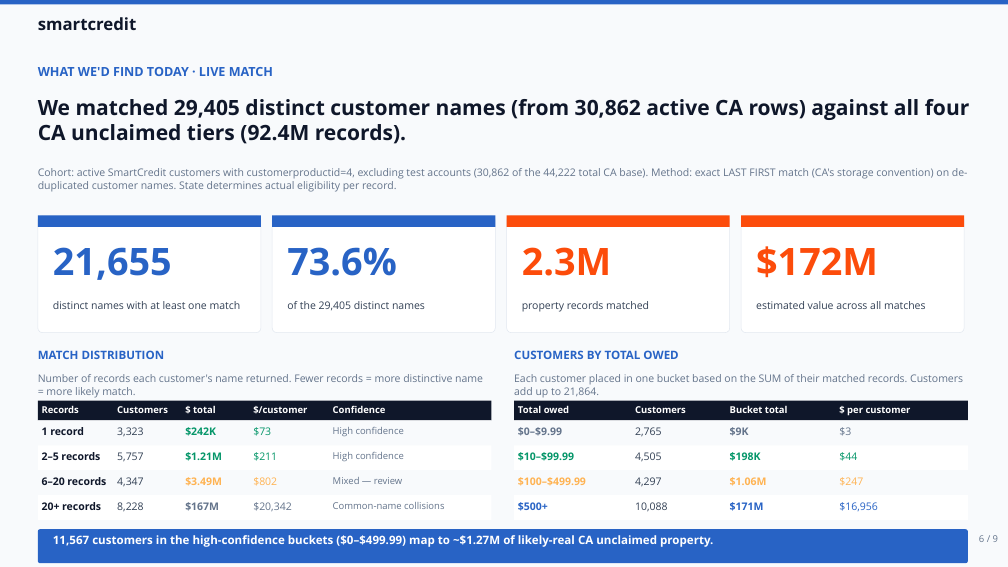
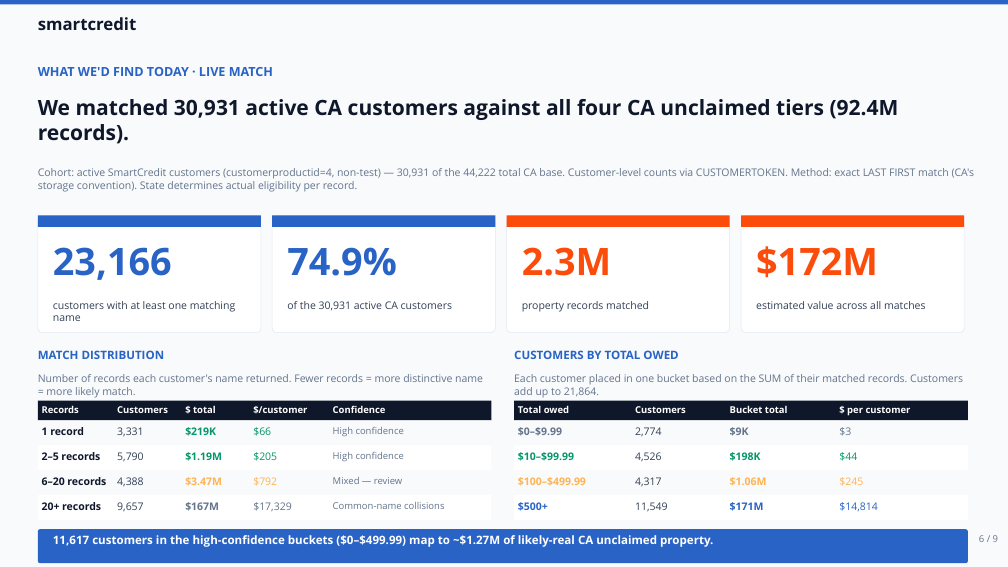
Before and after one commit to ahmedyassineconsumerdirect/cd-getmymoney, a slide deck: slide 6 of myReclaim-Exec-Deck.pptx. Drawn at 1008x567 pixels with LibreOffice and Linux fonts; fonts in the diff are those of the drawing. Boxes give left, top, right and bottom in pixels: in the first picture for what was removed or moved away, otherwise in the second. Text is boxed around its words. In the diff, an @@ line names an element or a change of style, - is before the commit and + after.

```diff
--- a/myReclaim-Exec-Deck.pptx
+++ b/myReclaim-Exec-Deck.pptx
@@ text at <box>38,99,899,144</box>: text changed @@
-We matched 29,405 distinct customer names (from 30,862 active CA rows) against all four CA unclaimed tiers (92.4M records).
+We matched 30,931 active CA customers against all four CA unclaimed tiers (92.4M records).
@@ text at <box>38,168,975,192</box>: text changed @@
-Cohort: active SmartCredit customers with customerproductid=4, excluding test accounts (30,862 of the 44,222 total CA base). Method: exact LAST FIRST match (CA's storage convention) on de-duplicated customer names. State determines actual eligibility per record.
+Cohort: active SmartCredit customers (customerproductid=4, non-test) — 30,931 of the 44,222 total CA base. Customer-level counts via CUSTOMERTOKEN. Method: exact LAST FIRST match (CA's storage convention). State determines actual eligibility per record.
@@ text at <box>53,247,172,280</box>: text changed @@
-21,655
+23,166
@@ text at <box>287,247,396,276</box>: text changed @@
-73.6%
+74.9%
@@ text at <box>53,301,235,321</box>: text changed @@
-distinct names with at least one match
+customers with at least one matching name
@@ text at <box>287,301,452,310</box>: text changed @@
-of the 29,405 distinct names
+of the 30,931 active CA customers
@@ text at <box>117,427,143,437</box>: text changed @@
-3,323
+3,331
@@ text at <box>185,427,216,436</box>: text changed @@
-$242K
+$219K
@@ text at <box>253,427,271,436</box>: text changed @@
-$73
+$66
@@ text at <box>635,427,661,437</box>: text changed @@
-2,765
+2,774
@@ text at <box>117,452,143,462</box>: text changed @@
-5,757
+5,790
@@ text at <box>117,477,143,487</box>: text changed @@
-4,347
+4,388
@@ text at <box>185,452,222,461</box>: text changed @@
-$1.21M
+$1.19M
@@ text at <box>185,477,222,486</box>: text changed @@
-$3.49M
+$3.47M
@@ text at <box>253,452,277,461</box>: text changed @@
-$211
+$205
@@ text at <box>253,477,277,486</box>: text changed @@
-$802
+$792
@@ text at <box>635,452,661,462</box>: text changed @@
-4,505
+4,526
@@ text at <box>635,477,661,487</box>: text changed @@
-4,297
+4,317
@@ text at <box>839,477,863,486</box>: text changed @@
-$247
+$245
@@ text at <box>117,502,143,512</box>: text changed @@
-8,228
+9,657
@@ text at <box>253,502,291,511</box>: text changed @@
-$20,342
+$17,329
@@ text at <box>635,502,667,512</box>: text changed @@
-10,088
+11,549
@@ text at <box>839,502,877,511</box>: text changed @@
-$16,956
+$14,814
@@ text at <box>53,535,713,547</box>: text changed @@
-11,567 customers in the high-confidence buckets ($0–$499.99) map to ~$1.27M of likely-real CA unclaimed property.
+11,617 customers in the high-confidence buckets ($0–$499.99) map to ~$1.27M of likely-real CA unclaimed property.
```
Also in this commit, not shown: 3 other files.
